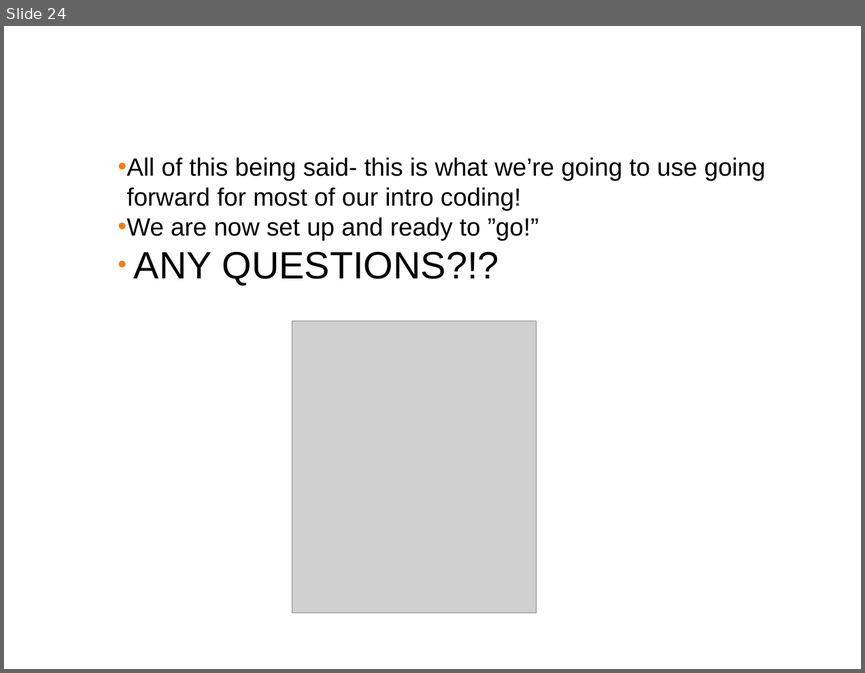
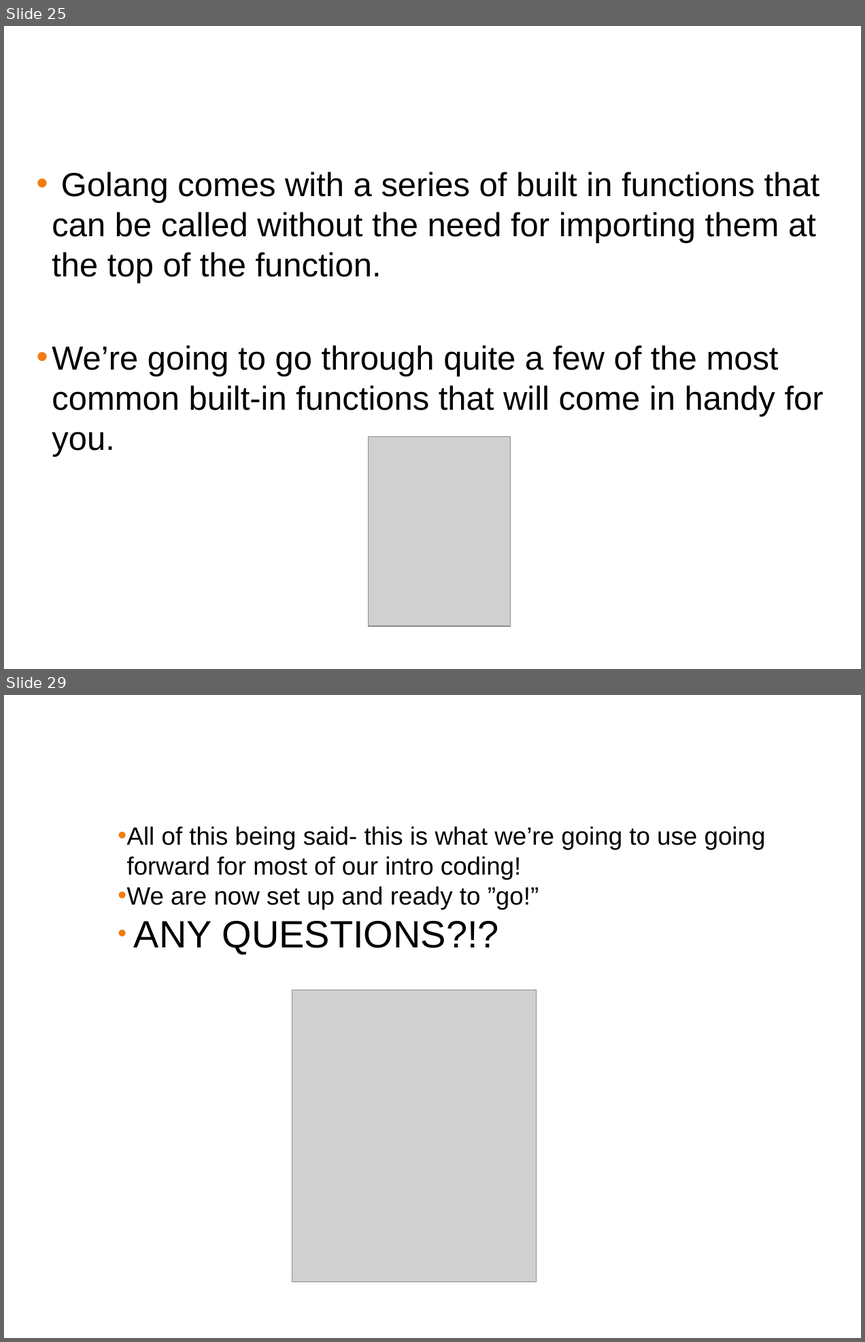
Before and after one commit to ferninphilly/golang_vmware, a slide deck: Module_Two/presentations/module_2_presentation.pptx. Shown one above the other, each under a label of ours: slide 24 before the commit, slides 25 and 29 after it; the slides between them are not shown. The pictures are 865x673 and 865x1342 pixels, drawn with LibreOffice and Linux fonts; fonts in the diff are those of the drawing; grey boxes stand for pictures; background and template pictures are left out. Boxes give left, top, right and bottom in pixels: in the first picture for what was removed or moved away, otherwise in the second. Text is boxed around its words. In the diff, an @@ line names an element or a change of style, - is before the commit and + after.

```diff
--- a/Module_Two/presentations/module_2_presentation.pptx
+++ b/Module_Two/presentations/module_2_presentation.pptx
@@ slide 25 added at box(4, 26, 861, 669), background #FFFFFF @@
@@ title added at box(11, 40, 853, 103), 38 pt, text #FFFFFF @@
+Built in Functions
@@ text added at box(52, 172, 823, 456), 28 pt, text #000000 @@
+• Golang comes with a series of built in functions that can be called without the need for importing them at the top of the function.
+• We’re going to go through quite a few of the most common built-in functions that will come in handy for you.
@@ picture added at box(368, 437, 511, 626) @@
@@ what was slide 24 is now slide 29 @@
```
Also in this commit, not shown: 1 slide changed, 4 other slides added, 1 other file.
